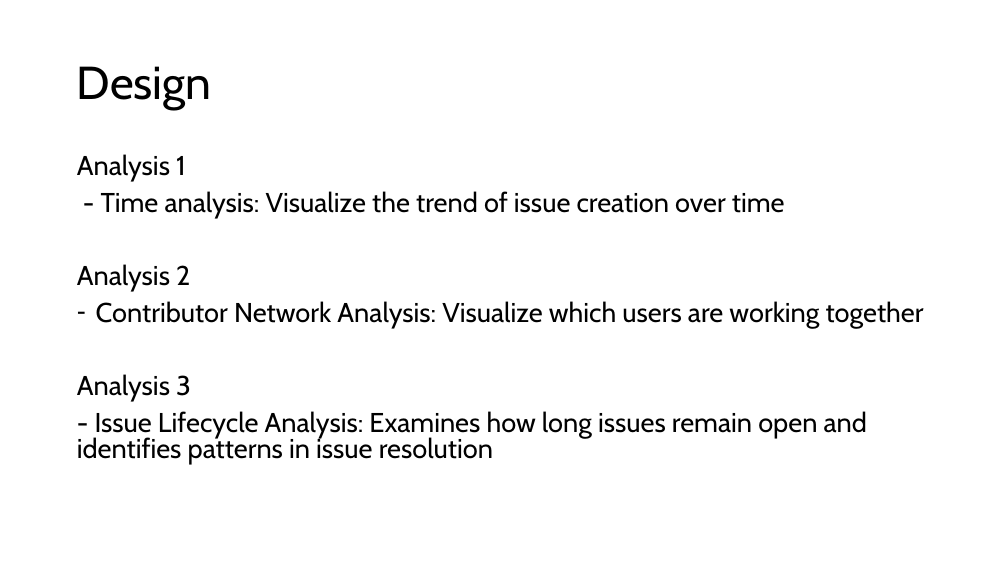
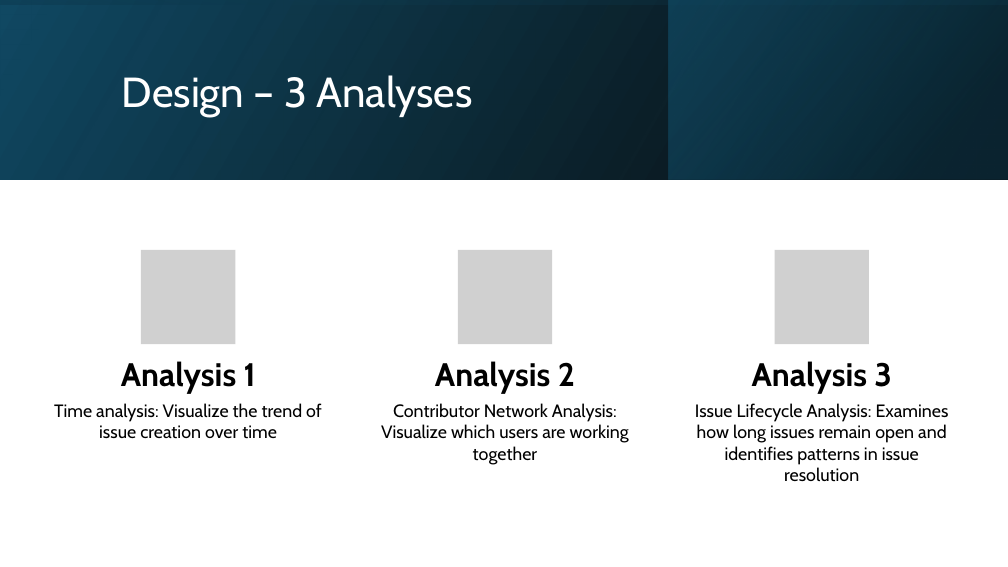
Before and after one commit to timsweeney7/enpm611-project-app, a slide deck: slide 7 of presentation/Presentation1.pptx (slide 6 before the commit). Drawn at 1008x567 pixels with LibreOffice and Linux fonts; fonts in the diff are those of the drawing; grey boxes stand for pictures. Boxes give left, top, right and bottom in pixels: in the first picture for what was removed or moved away, otherwise in the second. Text is boxed around its words. In the diff, an @@ line names an element or a change of style, - is before the commit and + after.

```diff
--- a/presentation/Presentation1.pptx
+++ b/presentation/Presentation1.pptx
@@ rectangle added at (x1=0, y1=0, x2=1008, y2=179), fill gradient #000000 to #104862 @@
@@ rectangle added at (x1=0, y1=0, x2=1008, y2=179), fill gradient #104862 to #000000 @@
@@ rectangle added at (x1=668, y1=0, x2=1007, y2=179), fill gradient #0B3041 to #156082 @@
@@ title at (x1=122, y1=75, x2=473, y2=117): text changed; size 44 to 40 pt; text colour #000000 to #FFFFFF @@
-Design
+Design – 3 Analyses
@@ text removed at (x1=77, y1=154, x2=924, y2=464) @@
-Analysis 1
-- Time analysis: Visualize the trend of issue creation over time
-Analysis 2
-– Contributor Network Analysis: Visualize which users are working together
-Analysis 3
-- Issue Lifecycle Analysis: Examines how long issues remain open and identifies patterns in issue resolution
@@ group added at (x1=54, y1=250, x2=949, y2=482): 6 texts, 3 pictures @@
+Analysis 1
+Time analysis: Visualize the trend of issue creation over time
+Analysis 2
+Contributor Network Analysis: Visualize which users are working together
+Analysis 3
+Issue Lifecycle Analysis: Examines how long issues remain open and identifies patterns in issue resolution
```
Also in this commit, not shown: 9 other slides changed, 6 slides added, 1 slide removed.
